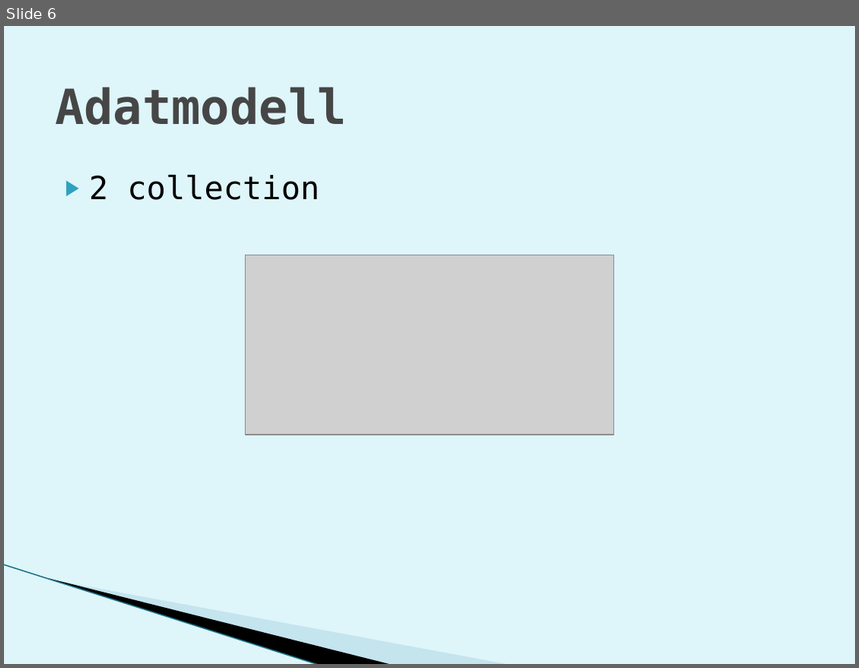
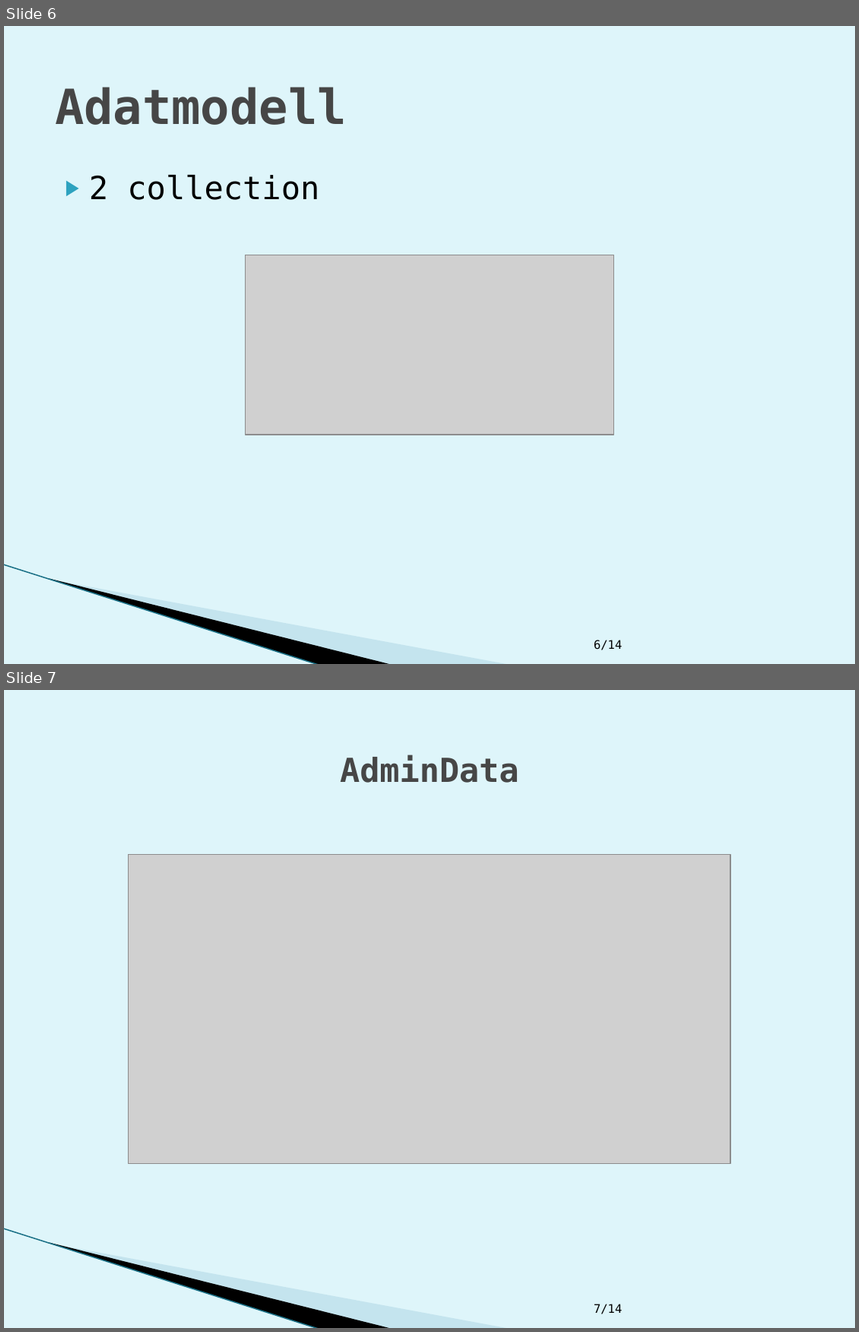
Before and after one commit to abafalvib/Projektlabor, a slide deck: projektlab.pptx. Shown one above the other, each under a label of ours: slide 6 before the commit, slides 6 and 7 after it. The pictures are 859x668 and 859x1332 pixels, drawn with LibreOffice and Linux fonts; fonts in the diff are those of the drawing; grey boxes stand for pictures; background and template pictures are left out. Boxes give left, top, right and bottom in pixels: in the first picture for what was removed or moved away, otherwise in the second. Text is boxed around its words. In the diff, an @@ line names an element or a change of style, - is before the commit and + after.

```diff
--- a/projektlab.pptx
+++ b/projektlab.pptx
@@ slide 7 added at [4, 690, 855, 1328], background #DEF5FA; not listed: 3 template elements that a slide beside it also shows @@
@@ title added at [340, 755, 519, 783], 28 pt, text #464646, bold @@
+AdminData
@@ picture added at [129, 854, 730, 1164] @@
@@ text added at [594, 1304, 622, 1315], 10 pt, text #000000 @@
+7/14
@@ slide 6 changed as well @@
@@ text added at [594, 640, 622, 651], 10 pt, text #000000 @@
+6/14
```
Also in this commit, not shown: 11 other slides changed, 1 other slide added, 3 slides removed, 1 other file.
